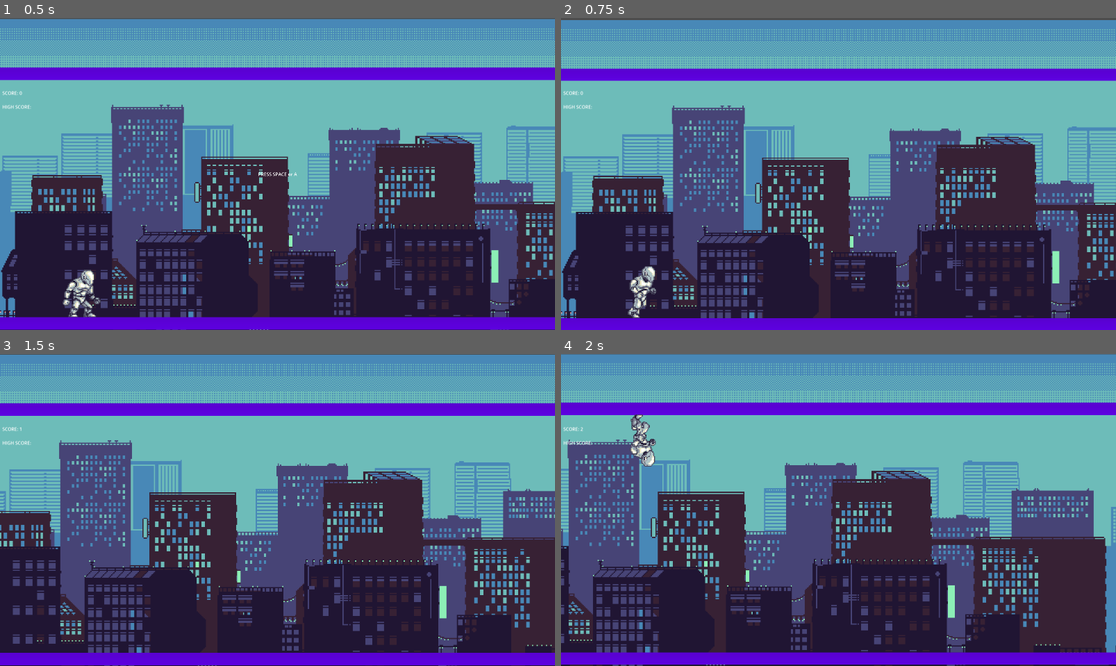
Above: before the commit, frames 1-4 (two rows, left to right).
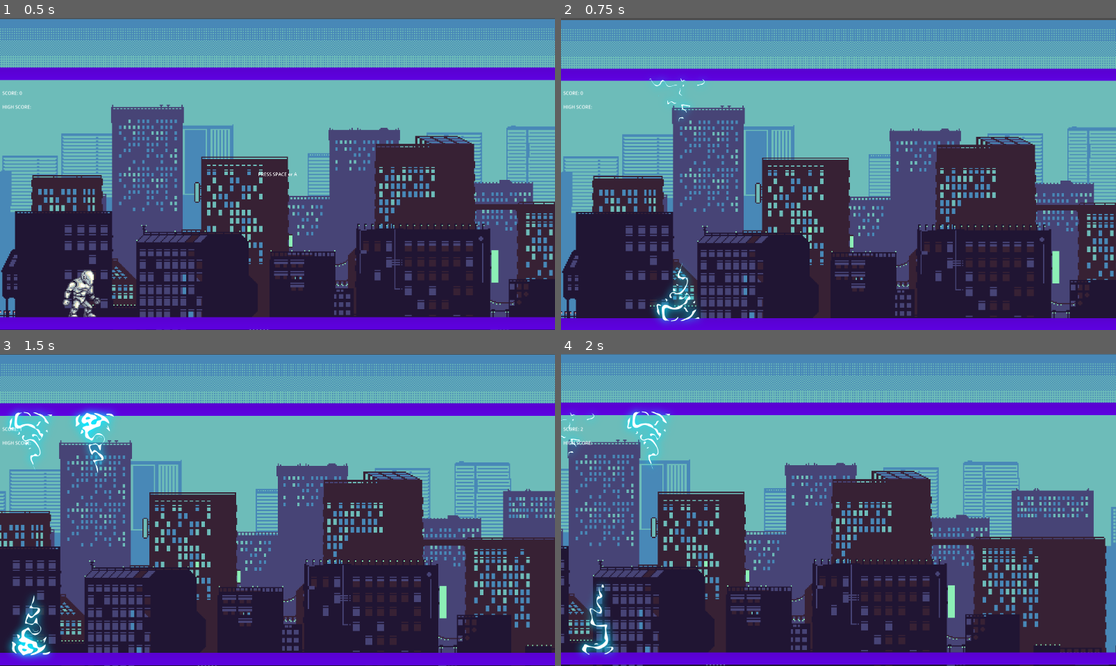
Above: after the commit, the same moments.

Repository: Diviyan20/Endless-Runner
Game: Godot game, scene res://Scenes/Main Map.tscn
Same seed, same stepped clock (60 frames per second), same inputs: the game is played once before the commit and once after it. This scene is started directly instead of the project's main scene.
Inputs:
- Up to frame 1 (0.5 s): no input
- Up to frame 2 (0.75 s): tap Space at 0.5 s; hold Enter (ui_accept) from 0.53 s (still down)
- Up to frame 3 (1.5 s): release Enter (ui_accept) at 1.28 s; tap Enter (ui_accept) at 1.35 s
- Up to frame 4 (2 s): tap Enter (ui_accept) at 1.52, 1.82 s

Frame 1 is identical in both runs. In frame 2, 1.4% of the frame differs, in the area x 12-26%, y 19-99%; in frame 3, 2.4%, in the area x 1-21%, y 17-99%; in frame 4, 1.7%.

Commit message:
Lightning VFX Implementation

Diff:
--- /dev/null
+++ b/Scenes/lightning.tscn
@@ -0,0 +1,75 @@
+[gd_scene load_steps=11 format=3 uid="uid://rktdemji8o20"]
+
+[ext_resource type="Texture2D" uid="uid://cgxw6h0qeng8n" path="res://Assets/VFX/Lightning_1_512-sheet.png" id="1_wca04"]
+
+[sub_resource type="AtlasTexture" id="AtlasTexture_7ouyy"]
+atlas = ExtResource("1_wca04")
+region = Rect2(0, 0, 512, 512)
+
+[sub_resource type="AtlasTexture" id="AtlasTexture_41j16"]
+atlas = ExtResource("1_wca04")
+region = Rect2(1024, 0, 512, 512)
+
+[sub_resource type="AtlasTexture" id="AtlasTexture_7knoe"]
+atlas = ExtResource("1_wca04")
+region = Rect2(0, 512, 512, 512)
+
+[sub_resource type="AtlasTexture" id="AtlasTexture_xqqyr"]
+atlas = ExtResource("1_wca04")
+region = Rect2(512, 512, 512, 512)
+
+[sub_resource type="AtlasTexture" id="AtlasTexture_to6io"]
+atlas = ExtResource("1_wca04")
+region = Rect2(1024, 512, 512, 512)
+
+[sub_resource type="AtlasTexture" id="AtlasTexture_fjth1"]
+atlas = ExtResource("1_wca04")
+region = Rect2(0, 1024, 512, 512)
+
+[sub_resource type="AtlasTexture" id="AtlasTexture_h3ip7"]
+atlas = ExtResource("1_wca04")
+region = Rect2(512, 1024, 512, 512)
+
+[sub_resource type="AtlasTexture" id="AtlasTexture_ae0gy"]
+atlas = ExtResource("1_wca04")
+region = Rect2(1024, 1024, 512, 512)
+
+[sub_resource type="SpriteFrames" id="SpriteFrames_bm3pb"]
+animations = [{
+"frames": [{
+"duration": 1.0,
+"texture": SubResource("AtlasTexture_7ouyy")
+}, {
+"duration": 1.0,
+"texture": SubResource("AtlasTexture_41j16")
+}, {
+"duration": 1.0,
+"texture": SubResource("AtlasTexture_7knoe")
+}, {
+"duration": 1.0,
+"texture": SubResource("AtlasTexture_xqqyr")
+}, {
+"duration": 1.0,
+"texture": SubResource("AtlasTexture_to6io")
+}, {
+"duration": 1.0,
+"texture": SubResource("AtlasTexture_fjth1")
+}, {
+"duration": 1.0,
+"texture": SubResource("AtlasTexture_h3ip7")
+}, {
+"duration": 1.0,
+"texture": SubResource("AtlasTexture_ae0gy")
+}],
+"loop": true,
+"name": &"Lightning",
+"speed": 20.0
+}]
+
+[node name="Node2D" type="Node2D"]
+
+[node name="AnimatedSprite2D" type="AnimatedSprite2D" parent="."]
+sprite_frames = SubResource("SpriteFrames_bm3pb")
+animation = &"Lightning"
+autoplay = "Lightning"
+frame_progress = 0.940056
--- a/Scenes/player.tscn
+++ b/Scenes/player.tscn
@@ -160,5 +160,5 @@
 shape = SubResource("RectangleShape2D_bi64h")
 
 [node name="BlinkTimer" type="Timer" parent="."]
-wait_time = 0.15
+wait_time = 0.25
 autostart = true
--- a/Scripts/Main_Map/main_map.gd
+++ b/Scripts/Main_Map/main_map.gd
@@ -97,5 +97,6 @@
 		game_over()
 
 func game_over():
+	$Player.get_node("AnimatedSprite2D").show()
 	get_tree().paused = true
 	game_running = false
--- a/Scripts/Player/player_movement.gd
+++ b/Scripts/Player/player_movement.gd
@@ -2,6 +2,7 @@
 
 @onready var sprite = $AnimatedSprite2D
 @onready var timer = $BlinkTimer
+@onready var lightning = preload("res://Scenes/lightning.tscn")
 var on_ceiling = false
 
 # Set these to match your game’s actual floor and ceiling Y positions
@@ -24,6 +25,18 @@
 	sprite.visible = false
 	timer.timeout.connect(_on_blink_timer)
 
+	# Spawn lightning VFX
+	var vfx = lightning.instantiate()
+	vfx.position = global_position  # Spawn it at player's current location
+	get_parent().add_child(vfx)
+	if on_ceiling:
+		vfx.position.y += 80
+		vfx.position.x += 120
+		vfx.scale.y = -1
+	else:
+		vfx.position.y -= 80
+		vfx.position.x += 120
+
 	# Trigger camera shake from parent
 	get_parent().start_shake()
 
Binary file added: Assets/VFX/Lightning_1_512-sheet.png
Not shown, added: Assets/VFX/Lightning_1_512-sheet.png.import
